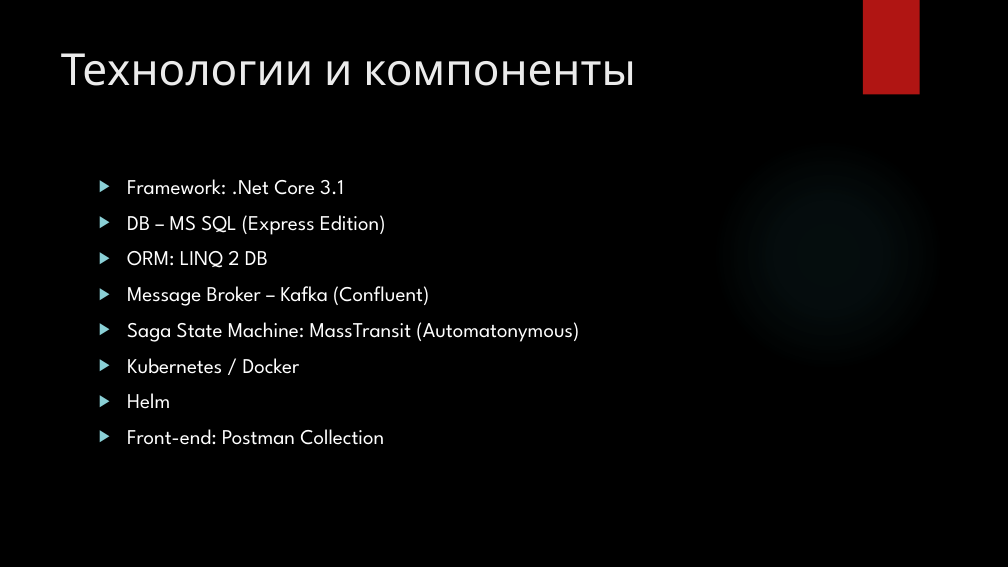
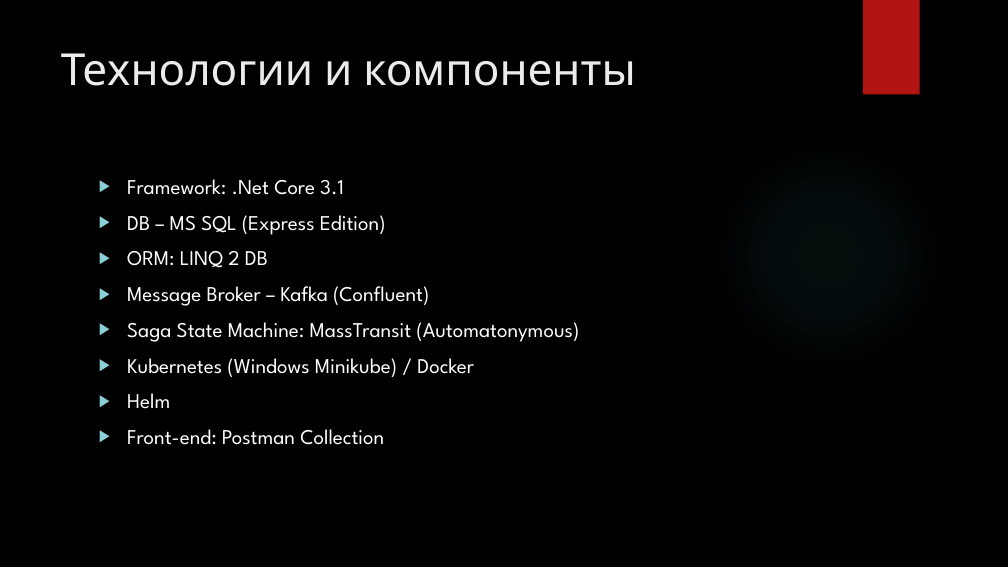
Before and after one commit to gennadytiunov/arch-labs, a slide deck: slide 1 of course-work/Presentation/Circus - Presentation.pptx. Drawn at 1008x567 pixels with LibreOffice and Linux fonts; fonts in the diff are those of the drawing; background and template pictures are left out. Boxes give left, top, right and bottom in pixels: in the first picture for what was removed or moved away, otherwise in the second. Text is boxed around its words. In the diff, an @@ line names an element or a change of style, - is before the commit and + after.

```diff
--- a/course-work/Presentation/Circus - Presentation.pptx
+++ b/course-work/Presentation/Circus - Presentation.pptx
@@ text at bbox=[127, 358, 474, 377]: text changed @@
-▶ Kubernetes / Docker
+▶ Kubernetes (Windows Minikube) / Docker
```
Also in this commit, not shown: 5 slides added, 9 other files.
